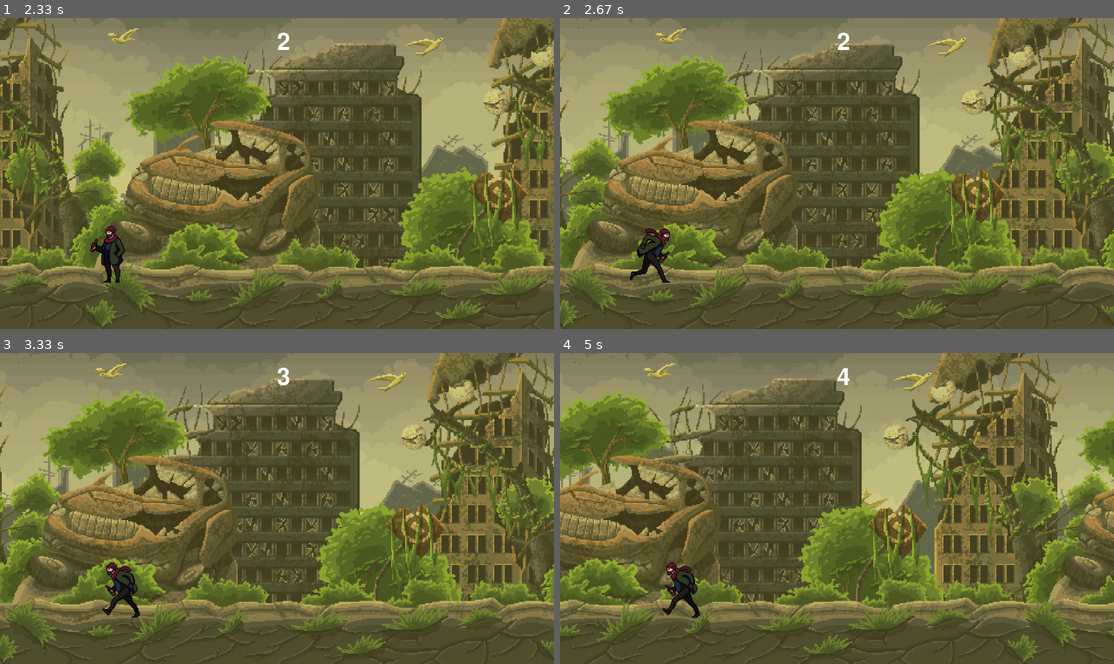
Above: before the commit, frames 1-4 (two rows, left to right).
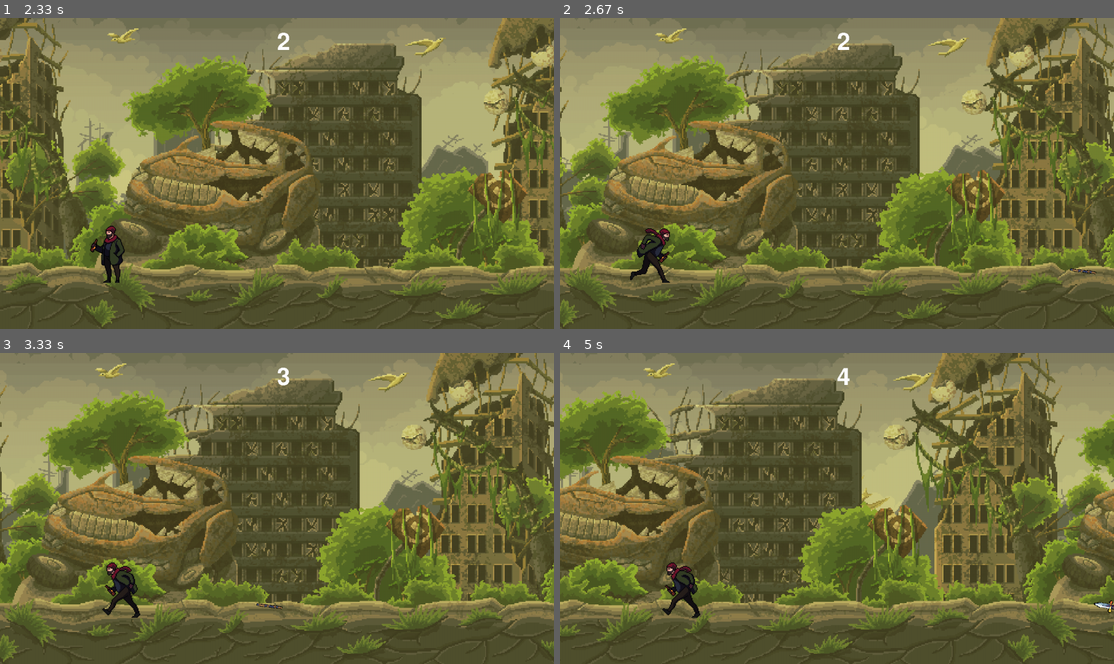
Above: after the commit, the same moments.

Repository: rogerioncosta/python-senai
Game: pygame game, started from PygameTestGame/main.py
Same seed, same stepped clock (60 frames per second), same inputs: the game is played once before the commit and once after it.
Inputs:
- Up to frame 1 (2.33 s): hold Right 0.33-0.8 s; hold Right 0.83-1.3 s; hold Left 1.33-1.87 s; hold Left 1.9-2.3 s
- Up to frame 2 (2.67 s): hold Right from 2.33 s (still down)
- Up to frame 3 (3.33 s): release Right at 2.97 s; hold Left from 3 s (still down)
- Up to frame 4 (5 s): release Left at 3.47 s; hold Right 3.5-3.97 s; hold Right 4-4.47 s; hold Left from 4.5 s (still down)

Frame 1 is identical in both runs. In frame 2, less than 0.1% of the frame differs, in the area x 92-97%, y 80-83%; in frame 3, less than 0.1%; in frame 4, less than 0.1%, in the area x 96-100%, y 79-84%.

Commit message:
adicionando obstáculos

Diff:
--- a/PygameTestGame/main.py
+++ b/PygameTestGame/main.py
@@ -1,4 +1,5 @@
 import pygame
+from random import randint
 
 pygame.init()
 relogio = pygame.time.Clock()
@@ -76,6 +77,39 @@
 gravidade = 1 # Gravidade do jogo, valor que aumenta a cada frame
 direcaoPersonagem = 1 # Direção que o personagem está olhando (1 = Direita, -1 = Esquerda)
 estaAndando = False # Define se o personagem está andando ou não
+
+listaImagensObstaculos = [
+    # pygame.image.load("assets/Weapons/Armas/1 Icons/Icon28_01.png").convert_alpha(),
+    # pygame.image.load("assets/Weapons/Armas/1 Icons/Icon28_02.png").convert_alpha(),
+    # pygame.image.load("assets/Weapons/Armas/1 Icons/Icon28_03.png").convert_alpha(),
+    # pygame.image.load("assets/Weapons/Armas/1 Icons/Icon28_04.png").convert_alpha(),
+    # pygame.image.load("assets/Weapons/Armas/1 Icons/Icon28_05.png").convert_alpha(),
+    # pygame.image.load("assets/Weapons/Armas/1 Icons/Icon28_06.png").convert_alpha(),
+    # pygame.image.load("assets/Weapons/Armas/1 Icons/Icon28_07.png").convert_alpha(),
+    # pygame.image.load("assets/Weapons/Armas/1 Icons/Icon28_08.png").convert_alpha(),
+    # pygame.image.load("assets/Weapons/Armas/1 Icons/Icon28_09.png").convert_alpha(),
+    # pygame.image.load("assets/Weapons/Armas/1 Icons/Icon28_10.png").convert_alpha()
+]
+
+# for i in range(1, 40):
+#     if i < 10:
+#         listaImagensObstaculos.append(pygame.image.load(f"assets/Weapons/Armas/1 Icons/Icon28_0{i}.png").convert_alpha())
+#     else:
+#         listaImagensObstaculos.append(pygame.image.load(f"assets/Weapons/Armas/1 Icons/Icon28_{i}.png").convert_alpha())
+
+# ASSETS PARA OS OBSTÁCULOS
+listaImagensObstaculos = [
+    pygame.image.load(f"assets/Weapons/Armas/1 Icons/Icon28_{i:02d}.png").convert_alpha() for i in range(1, 40)
+] # lista de obstáculos que aparecerão na tela
+
+# Loop que redimensiona as imagens dos obstáculos
+for i in range(len(listaImagensObstaculos)):
+    # Redimensiona a imagem para 50x50 pixels
+    listaImagensObstaculos[i] = pygame.transform.scale(listaImagensObstaculos[i], (50, 50))
+    # Inverte a imagem no eixo x
+    listaImagensObstaculos[i] = pygame.transform.flip(listaImagensObstaculos[i], True, False)
+    # Rotaciona a imagem em 35 graus
+    listaImagensObstaculos[i] = pygame.transform.rotate(listaImagensObstaculos[i], 35)
 
 # ASSETS PARA O PLANO DE FUNDO
 
@@ -106,9 +140,14 @@
 
 tempoJogo = 0
 
+listaObstaculos = [] # Lista de obstáculos que aparecerão na tela
+
 AUMENTA_DIFICULDADE = pygame.USEREVENT + 1 # Evento para aumentar a dificuldade do jogo
-
 pygame.time.set_timer(AUMENTA_DIFICULDADE, 10000) # Aumenta a dificuldade a cada 10 segundos
+
+tempoMaximoEntreObstaculos = 3000
+ADICIONA_OBSTACULO = pygame.USEREVENT + 2
+pygame.time.set_timer(ADICIONA_OBSTACULO, randint(800, tempoMaximoEntreObstaculos))
 
 # LOOP PRINCIPAL
 while True:
@@ -123,6 +162,23 @@
         if event.type == AUMENTA_DIFICULDADE:
             velocidadePersonagem += 4
 
+            if tempoMaximoEntreObstaculos > 1100:
+                tempoMaximoEntreObstaculos -= 300
+
+            pygame.time.set_timer(ADICIONA_OBSTACULO, randint(800, tempoMaximoEntreObstaculos))
+
+        if event.type == ADICIONA_OBSTACULO:
+            obstaculoImage = listaImagensObstaculos[randint(0, len(listaImagensObstaculos) - 1)]
+            posicaoX = randint(1280, 1500)
+            obstaculoRect = obstaculoImage.get_rect(midbottom=(posicaoX, 620))
+
+            obstaculo = {
+                "rect": obstaculoRect,
+                "image": obstaculoImage
+            }
+
+            listaObstaculos.append(obstaculo)
+
     tela.fill((255, 255, 255)) # Preenche a tela com a cor branca
 
     # Percorre todas as imagens do plano de fundo para movimentar
@@ -157,6 +213,19 @@
 
     # Desenha o tempo de jogo na tela
     tela.blit(textoTempo, (tamanhoTela[0] / 2, 30))
+
+    # DESENHA OS OBSTÁCULOS NA TELA
+    for obstaculo in listaObstaculos:
+        obstaculo["rect"].x -= 30 * velocidadePersonagem * dt
+
+        # verifica se o obstáculo saiu da tela
+        if obstaculo["rect"].right < 0:
+            listaObstaculos.remove(obstaculo)
+
+        tela.blit(obstaculo["image"], obstaculo["rect"])
+
+        # Desenha o retângulo do obstáculo
+        # pygame.draw.rect(tela, (255, 0, 255), obstaculo["rect"], 2)
 
     # Soma o tempo que se passou desde o último frame
     tempoAnimacaoIdle += dt
